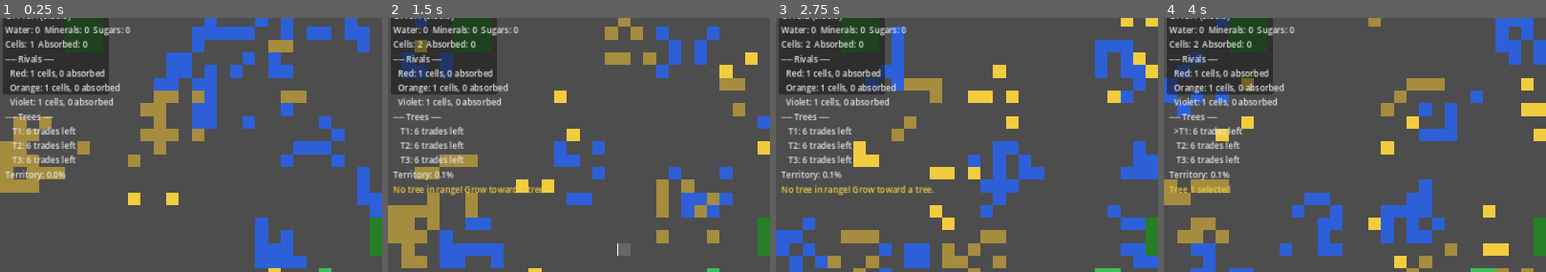
Above: before the commit, frames 1-4 (left to right).
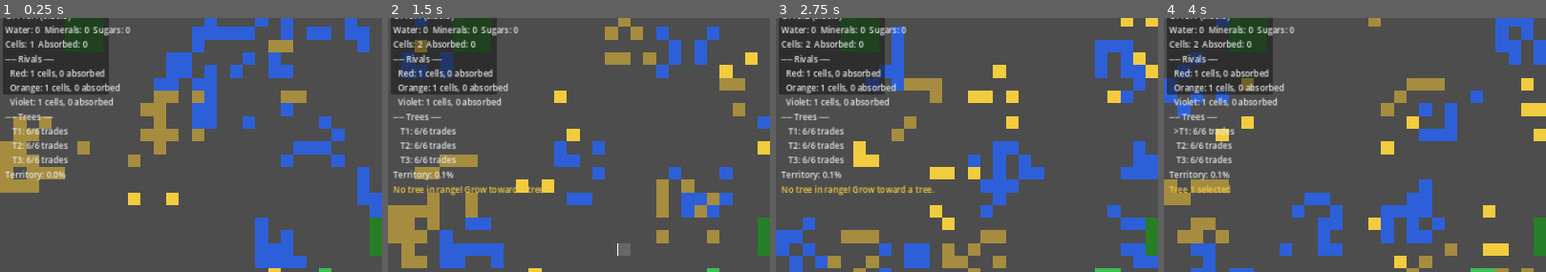
Above: after the commit, the same moments.

Repository: Seven74AI/videogame-lab
Game: Godot game, scene res://main.tscn
Two runs of this game, one before a commit and one after it. Both use one fixed random seed, a clock stepped at 60 frames per second and the inputs below.
Inputs (mouse positions are % of the whole screen's width and height, from its top left):
- Up to frame 1 (0.25 s): no input
- Up to frame 2 (1.5 s): tap Enter at 0.5 s; move the mouse to (72, 45) at 0.52 s; hold Escape (grow_right) 0.53-1.28 s; tap Tab (cycle_tree) at 0.6 s; click (72, 45) at 0.67 s; tap R (reset) at 1.25 s; move the mouse to (30, 55) at 1.27 s; hold Down (grow_down) from 1.28 s (still down); tap 1 (trade_1) at 1.35 s
- Up to frame 3 (2.75 s): tap R (reset) at 2 s; move the mouse to (60, 28) at 2.02 s; release Down (grow_down) at 2.03 s; hold Escape (grow_right) from 2.03 s (still down); tap 2 (trade_2) at 2.1 s
- Up to frame 4 (4 s): tap R (reset) at 2.75, 3.5 s; move the mouse to (45, 70) at 2.77 s; release Escape (grow_right) at 2.78 s; hold Up (grow_up) 2.78-3.53 s; tap 3 (trade_3) at 2.85 s; click (45, 70) at 2.92 s; move the mouse to (80, 65) at 3.52 s; hold Left (grow_left) from 3.53 s (still down); tap Tab (cycle_tree) at 3.6 s
The pictures show only the part of the screen within x 0-50%, y 8-58%; the shares and areas given below are measured in that part.

The runs differ from the first frame. In frame 1, 0.6% of the frame differs, in the area x 8-20%, y 42-58%; in frame 2, 0.6%; in frame 3, 0.6%; in frame 4, 0.6%.

Commit message:
feat: tree trade regen — 1 trade/60s per tree, regen bar in HUD
- Add REGEN_INTERVAL (60s) constant to GameManager
- Trees now have regen_timer field, initialized to REGEN_INTERVAL
- regen_timer ticks down in main.gd _process(), refills 1 trade when expired
- Regen pauses when trades_left reaches MAX_TRADES_PER_TREE (6)
- HUD shows 8-char unicode regen bar [███░░░░░] for each tree
- Tree display updated: T1: 3/6 trades [████░░░░]
- 8 new tests (6 unit + 2 integration), 93/93 all pass
- Trees never permanently depleted — player always has reason to return

Diff:
--- a/deep-root-proto/autoloads/game_manager.gd
+++ b/deep-root-proto/autoloads/game_manager.gd
@@ -22,6 +22,7 @@
 const RIVAL_INTERVAL_MAX: float = 10.0
 const TRADE_COOLDOWN: float = 4.0
 const MAX_TRADES_PER_TREE: int = 6
+const REGEN_INTERVAL: float = 60.0
 
 const DIRS_4: Array[Vector2i] = [
 	Vector2i(1, 0), Vector2i(-1, 0), Vector2i(0, 1), Vector2i(0, -1)
@@ -140,6 +141,7 @@
 			"pos": tp,
 			"trades_left": MAX_TRADES_PER_TREE,
 			"cooldown": 0.0,
+			"regen_timer": REGEN_INTERVAL,
 		})
 
 
--- a/deep-root-proto/main.gd
+++ b/deep-root-proto/main.gd
@@ -39,10 +39,16 @@
 	# Animations
 	gm.update_animations(delta)
 
-	# Tree cooldowns
+	# Tree cooldowns + regen
 	for tree: Dictionary in gm.trees:
 		if tree["cooldown"] > 0:
 			tree["cooldown"] -= delta
+		# Regen: only tick when trades_left < max
+		if tree["trades_left"] < gm.MAX_TRADES_PER_TREE:
+			tree["regen_timer"] -= delta
+			if tree["regen_timer"] <= 0.0:
+				tree["trades_left"] += 1
+				tree["regen_timer"] = gm.REGEN_INTERVAL
 
 	# Message timer
 	if gm.message_timer > 0:
--- a/deep-root-proto/scenes/ui_layer.gd
+++ b/deep-root-proto/scenes/ui_layer.gd
@@ -53,8 +53,12 @@
 	var ti: int = 0
 	for tree: Dictionary in gm.trees:
 		var marker: String = ">" if ti == gm.selected_tree_idx else " "
-		tree_text += "  %sT%d: %d trades left%s\n" % [
-			marker, ti + 1, tree["trades_left"],
+		var regen_bar: String = ""
+		if tree["trades_left"] < gm.MAX_TRADES_PER_TREE:
+			regen_bar = _regen_bar(tree["regen_timer"], gm.REGEN_INTERVAL)
+		tree_text += "  %sT%d: %d/%d trades%s%s\n" % [
+			marker, ti + 1, tree["trades_left"], gm.MAX_TRADES_PER_TREE,
+			regen_bar,
 			" (CD %.1fs)" % tree["cooldown"] if tree["cooldown"] > 0 else "",
 		]
 		ti += 1
@@ -84,3 +88,20 @@
 func _on_message(msg: String) -> void:
 	_message_label.text = msg
 	_message_label.visible = true
+
+# ── Regen bar helper ──────────────────────────────────────
+
+func _regen_bar(regen_timer: float, interval: float) -> String:
+	var progress: float = 1.0 - (regen_timer / interval)
+	progress = clampf(progress, 0.0, 1.0)
+
+	const WIDTH: int = 8
+	var filled: int = int(round(progress * WIDTH))
+	var bar: String = " ["
+	for i: int in range(WIDTH):
+		if i < filled:
+			bar += "\u2588"  # █ full block
+		else:
+			bar += "\u2591"  # ░ light shade
+	bar += "]"
+	return bar
--- a/deep-root-proto/tests/test_input.gd
+++ b/deep-root-proto/tests/test_input.gd
@@ -158,3 +158,40 @@
 				return true
 	_runner.assert_true(false, "no far empty cell found")
 	return false
+
+# ── Tree regen integration ─────────────────────────────────
+
+func test_trees_have_regen_timer() -> bool:
+	""" After new_game(), every tree must have a regen_timer field """
+	setup()
+	var gm = GameManager
+	_runner.assert_gt(gm.trees.size(), 0, "game must have trees")
+
+	const REGEN_INTERVAL: float = 60.0
+	for tree in gm.trees:
+		_runner.assert_true(tree.has("regen_timer"), "tree must have regen_timer field")
+		_runner.assert_ge(tree["regen_timer"], 0.0, "regen_timer must be non-negative")
+	return true
+
+
+func test_tree_regen_functional() -> bool:
+	""" Simulate real regen: depleted tree gets trade back after timer """
+	setup()
+	var gm = GameManager
+
+	# Deplete a tree completely
+	for tree in gm.trees:
+		tree["trades_left"] = 0
+		tree["regen_timer"] = 0.0  # timer expired
+
+	# Simulate one regen tick
+	for tree in gm.trees:
+		if tree["regen_timer"] <= 0.0 and tree["trades_left"] < gm.MAX_TRADES_PER_TREE:
+			tree["trades_left"] += 1
+			tree["regen_timer"] = 60.0
+
+	# All trees should now have 1 trade
+	for ti in range(gm.trees.size()):
+		var tree = gm.trees[ti]
+		_runner.assert_eq(tree["trades_left"], 1, "tree %d should regen to 1 after depletion" % ti)
+	return true
--- a/deep-root-proto/tests/test_trees.gd
+++ b/deep-root-proto/tests/test_trees.gd
@@ -88,3 +88,127 @@
 	r.assert_eq(rate_5, 0.65, "5 sugars = 0.65")
 	r.assert_gt(rate_5, rate_0, "More sugars = faster")
 	return true
+
+# ── Tree regen (1 trade / 60s) ─────────────────────────────
+
+const REGEN_INTERVAL: float = 60.0
+
+func test_tree_regen_timer_initialized() -> bool:
+	""" Each tree starts with a regen_timer set to REGEN_INTERVAL """
+	var trees: Array[Dictionary] = []
+	for tp: Vector2i in [Vector2i(30, 20), Vector2i(6, 4), Vector2i(52, 34)]:
+		trees.append({
+			"pos": tp,
+			"trades_left": MAX_TRADES_PER_TREE,
+			"cooldown": 0.0,
+			"regen_timer": REGEN_INTERVAL,
+		})
+
+	var r = _runner()
+	r.assert_eq(trees.size(), 3, "3 trees")
+	for tree in trees:
+		r.assert_eq(tree["regen_timer"], REGEN_INTERVAL, "regen_timer should start at 60.0")
+		r.assert_true(tree.has("regen_timer"), "tree must have regen_timer field")
+	return true
+
+
+func test_tree_regen_refills_trade() -> bool:
+	""" When regen_timer expires, trades_left increases by 1 """
+	var tree: Dictionary = {
+		"pos": Vector2i(30, 20),
+		"trades_left": 3,
+		"cooldown": 0.0,
+		"regen_timer": 0.0,
+	}
+
+	# Simulate regen tick: timer expired, below max
+	if tree["regen_timer"] <= 0.0 and tree["trades_left"] < MAX_TRADES_PER_TREE:
+		tree["trades_left"] += 1
+		tree["regen_timer"] = REGEN_INTERVAL
+
+	var r = _runner()
+	r.assert_eq(tree["trades_left"], 4, "regen should add 1 trade (3→4)")
+	r.assert_eq(tree["regen_timer"], REGEN_INTERVAL, "timer should reset to 60.0")
+	return true
+
+
+func test_tree_regen_capped_at_max() -> bool:
+	""" Tree regen stops at MAX_TRADES_PER_TREE, timer pauses """
+	var tree: Dictionary = {
+		"pos": Vector2i(30, 20),
+		"trades_left": MAX_TRADES_PER_TREE,
+		"cooldown": 0.0,
+		"regen_timer": 0.0,
+	}
+
+	# Simulate regen tick: at max, should NOT overflow
+	var before: int = tree["trades_left"]
+	if tree["regen_timer"] <= 0.0 and tree["trades_left"] < MAX_TRADES_PER_TREE:
+		tree["trades_left"] += 1
+		tree["regen_timer"] = REGEN_INTERVAL
+
+	var r = _runner()
+	r.assert_eq(tree["trades_left"], MAX_TRADES_PER_TREE, "should not exceed MAX_TRADES_PER_TREE")
+	r.assert_eq(tree["trades_left"], before, "trades_left unchanged when at max")
+	return true
+
+
+func test_tree_never_permanently_depleted() -> bool:
+	""" Even fully depleted tree (0 trades) can regen back """
+	var tree: Dictionary = {
+		"pos": Vector2i(30, 20),
+		"trades_left": 0,
+		"cooldown": 0.0,
+		"regen_timer": 0.0,
+	}
+
+	# Simulate regen: depleted tree gets 1 trade back
+	if tree["regen_timer"] <= 0.0 and tree["trades_left"] < MAX_TRADES_PER_TREE:
+		tree["trades_left"] += 1
+		tree["regen_timer"] = REGEN_INTERVAL
+
+	var r = _runner()
+	r.assert_eq(tree["trades_left"], 1, "depleted tree should regen to 1 trade")
+	r.assert_gt(tree["trades_left"], 0, "tree is never permanently depleted")
+	return true
+
+
+func test_tree_regen_timer_ticks() -> bool:
+	""" regen_timer decreases with delta time """
+	const DELTA: float = 1.5
+	var tree: Dictionary = {
+		"pos": Vector2i(30, 20),
+		"trades_left": 4,
+		"cooldown": 0.0,
+		"regen_timer": REGEN_INTERVAL,
+	}
+
+	var before: float = tree["regen_timer"]
+	# Simulate _process(delta) — only tick if below max
+	if tree["trades_left"] < MAX_TRADES_PER_TREE:
+		tree["regen_timer"] -= DELTA
+
+	var r = _runner()
+	r.assert_eq(tree["regen_timer"], before - DELTA, "regen_timer should decrease by delta")
+	r.assert_gt(before, tree["regen_timer"], "regen_timer should tick down (before > after)")
+	return true
+
+
+func test_tree_regen_timer_pauses_at_max() -> bool:
+	""" regen_timer does NOT tick when trades_left is at MAX """
+	const DELTA: float = 10.0
+	var tree: Dictionary = {
+		"pos": Vector2i(30, 20),
+		"trades_left": MAX_TRADES_PER_TREE,
+		"cooldown": 0.0,
+		"regen_timer": REGEN_INTERVAL,
+	}
+
+	var before: float = tree["regen_timer"]
+	# Timer only ticks when below max
+	if tree["trades_left"] < MAX_TRADES_PER_TREE:
+		tree["regen_timer"] -= DELTA
+
+	var r = _runner()
+	r.assert_eq(tree["regen_timer"], before, "regen_timer should NOT tick when at max")
+	return true
